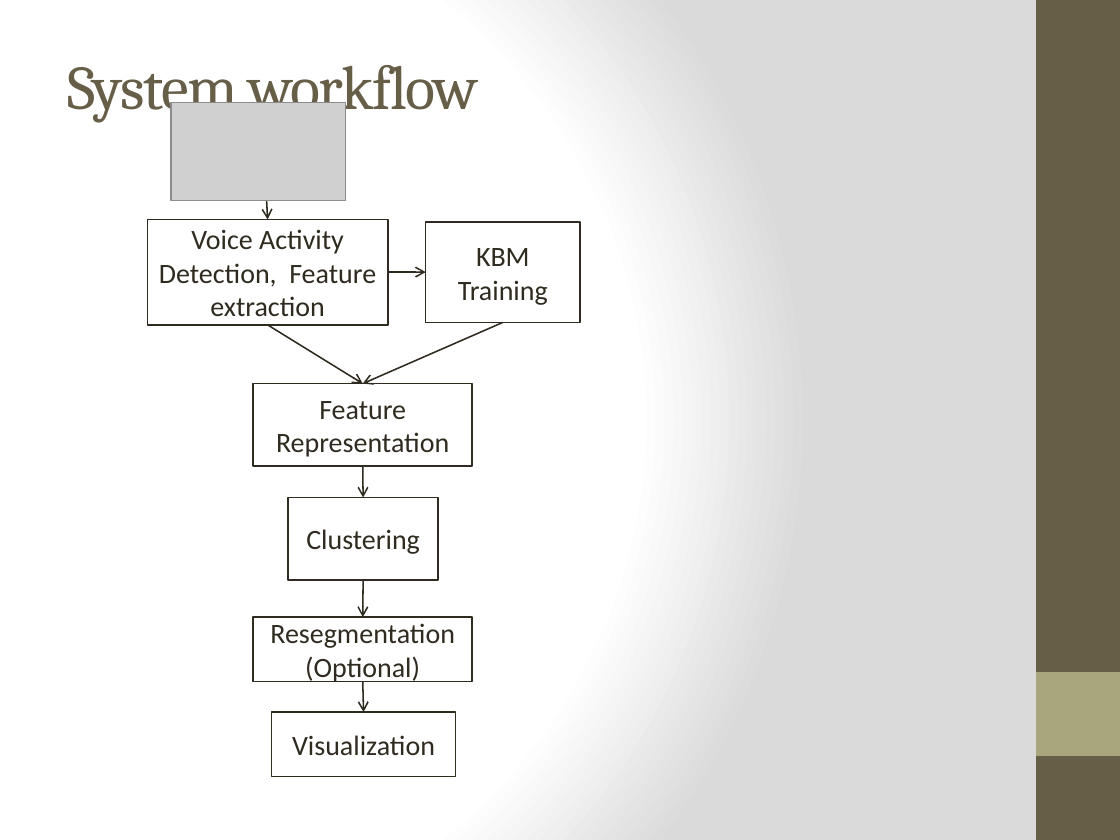
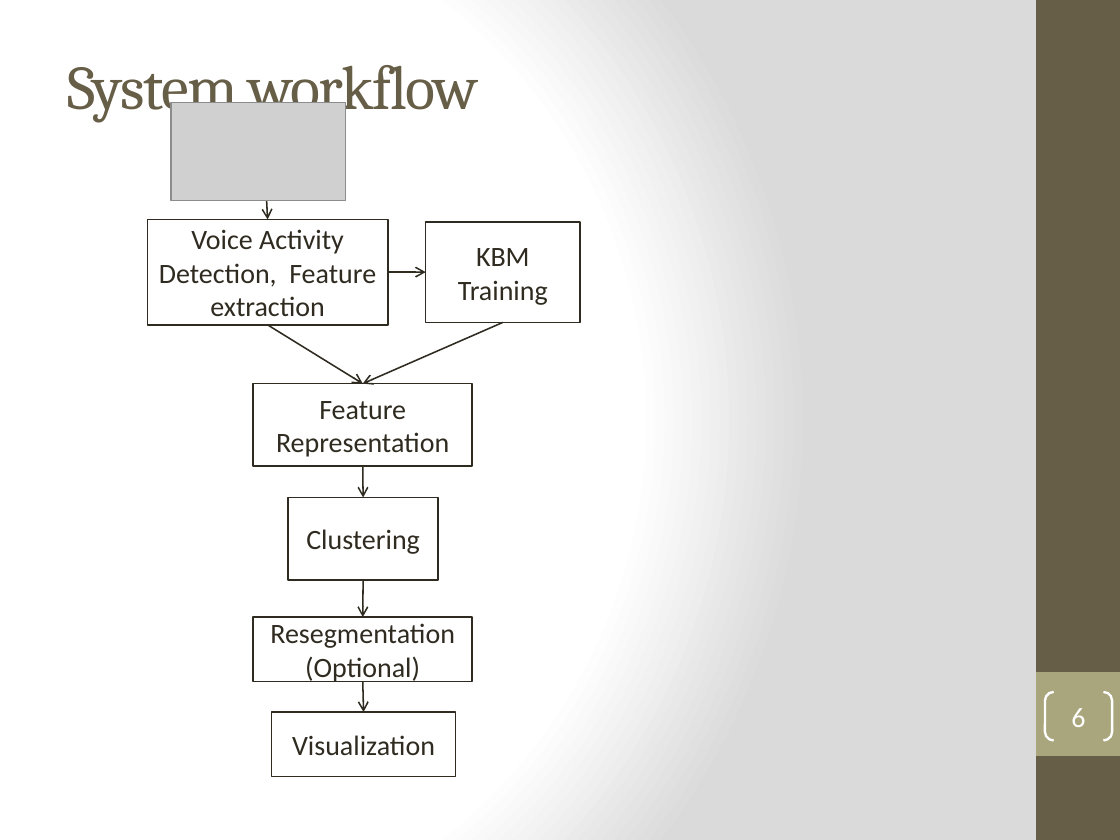
Before and after one commit to henryph/vba_project, a slide deck: slide 6 of Real-time Speaker Recognizer - Oral Examination.pptx. Drawn at 1120x840 pixels with LibreOffice and Linux fonts; fonts in the diff are those of the drawing; grey boxes stand for pictures. Boxes give left, top, right and bottom in pixels: in the first picture for what was removed or moved away, otherwise in the second. Text is boxed around its words. In the diff, an @@ line names an element or a change of style, - is before the commit and + after.

```diff
--- a/Real-time Speaker Recognizer - Oral Examination.pptx
+++ b/Real-time Speaker Recognizer - Oral Examination.pptx
@@ page number added at (1045,692,1112,740), outline #FFFFFF 1.5 pt, 18 pt, text #FFFFFF @@
+6
```
Also in this commit, not shown: 8 other slides changed, 7 slides added, 1 slide removed, 1 other file.
